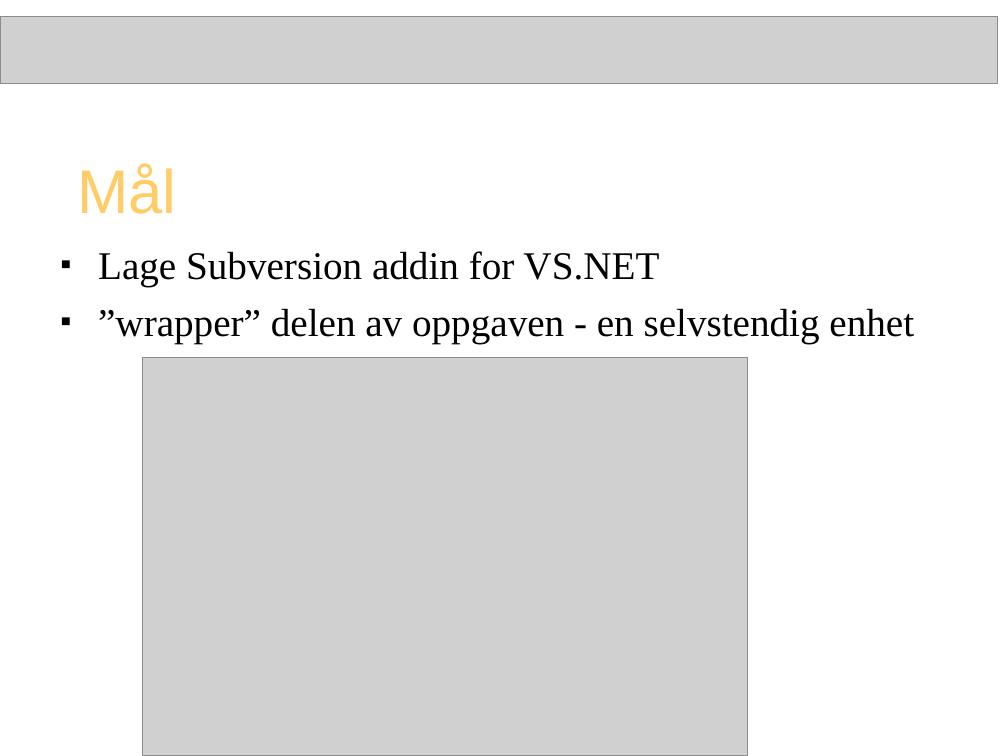
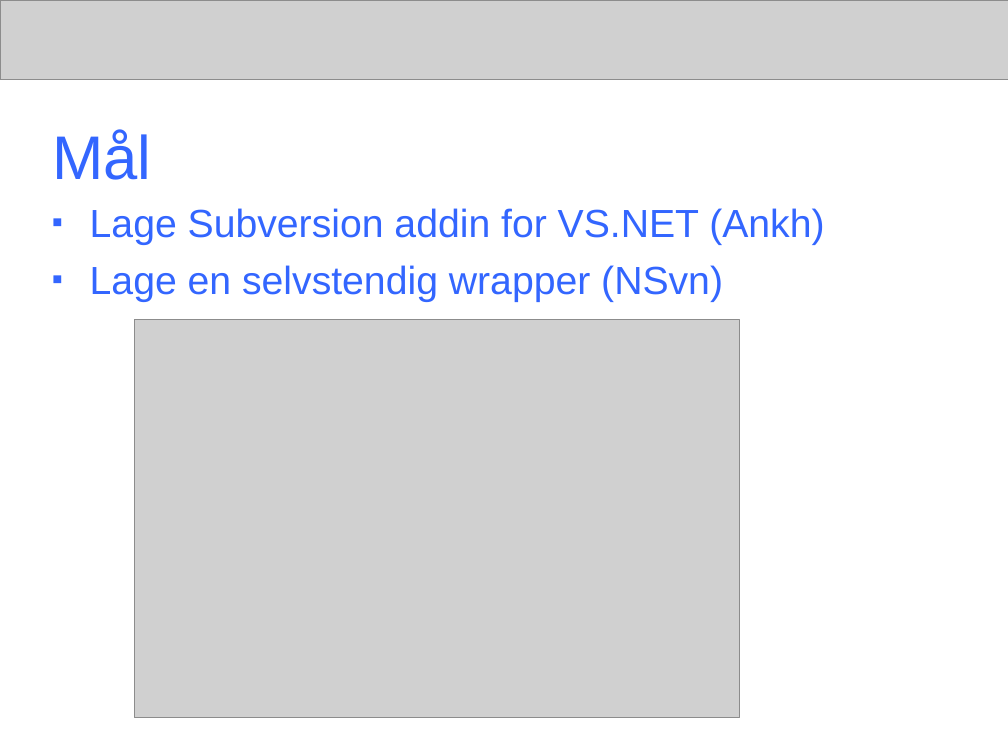
Before and after one commit to windygu/AnkhSVN, a slide deck: slide 7 of doc/powerpoint/Subversion_addin_for_VS.NET.ppt (slide 8 before the commit). Drawn at 1008x756 pixels with LibreOffice and Linux fonts; fonts in the diff are those of the drawing; grey boxes stand for pictures. Boxes give left, top, right and bottom in pixels: in the first picture for what was removed or moved away, otherwise in the second. Text is boxed around its words. In the diff, an @@ line names an element or a change of style, - is before the commit and + after.

Commit message:
The presentation contain:
* Title of final project, name of authors
* Background
- Revision control: wc, revision, repository to be explained
- Subversion
- CollabNet
- VS.NET
- Aim of the final project

*Content
- Functionality of NSvn
- Navigation model of Ankh
- What can Ankh do?
- Example of how Ankh works: Manual demo performed at school PC
- Ankh Help: Manual demo performed at school PC
- Improvements of GUI
- Testing of Ankh
- Challenges and development environment
- Conclusion

White background, "ankh header" without letters or symbol

```diff
--- a/doc/powerpoint/Subversion_addin_for_VS.NET.ppt
+++ b/doc/powerpoint/Subversion_addin_for_VS.NET.ppt
@@ picture: place and size @@
-picture at [0, 17, 998, 85]
+picture at [0, 0, 1008, 80]
@@ title "Mål": place and size @@
-title "Mål" at [77, 164, 176, 214]
+title "Mål" at [52, 130, 151, 180]
@@ title "Mål" at [52, 130, 151, 180]: text colour #FFCC66 to #3366FF @@
@@ text at [90, 208, 824, 302]: text changed; font Times New Roman to Arial; text colour #000000 to #3366FF @@
-▪ Lage Subversion addin for VS.NET
-▪ ”wrapper” delen av oppgaven - en selvstendig enhet
+▪ Lage Subversion addin for VS.NET (Ankh)
+▪ Lage en selvstendig wrapper (NSvn)
@@ picture: place and size @@
-picture at [143, 358, 748, 756]
+picture at [134, 320, 739, 719]
```
Also in this commit, not shown: 12 other slides changed, 9 slides added, 7 slides removed.
